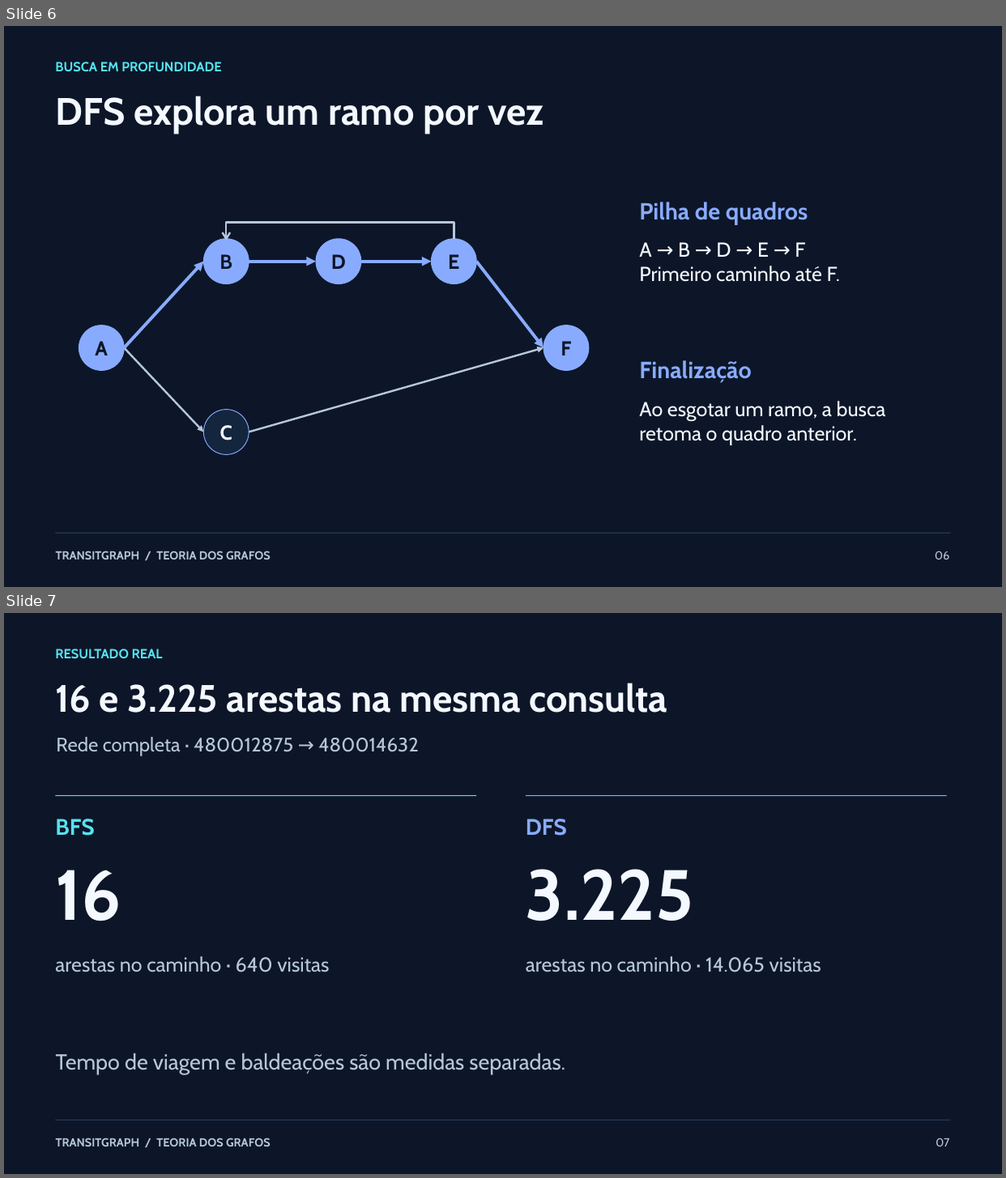
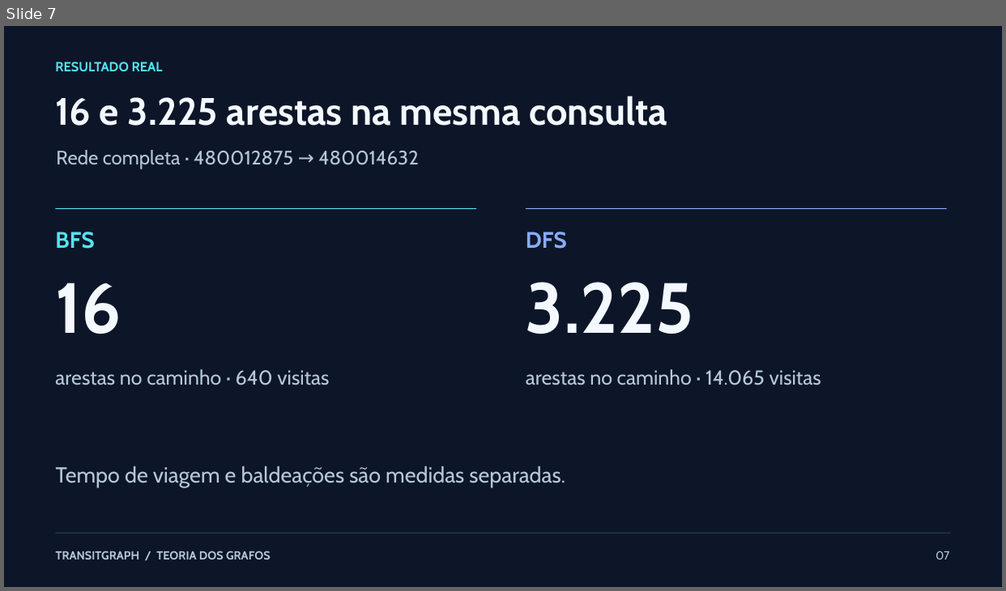
Before and after one commit to MatheusLeonardi/TransitGraph, a slide deck: docs/apresentacao/TransitGraph_Apresentacao_Oficial.pptx. Shown one above the other, each under a label of ours: slides 6 and 7 before the commit, slide 7 after it. The pictures are 1006x1178 and 1006x591 pixels, drawn with LibreOffice and Linux fonts; fonts in the diff are those of the drawing. Boxes give left, top, right and bottom in pixels: in the first picture for what was removed or moved away, otherwise in the second. Text is boxed around its words. In the diff, an @@ line names an element or a change of style, - is before the commit and + after.

Commit message:
docs: finaliza relatorio tecnico com Dijkstra e materiais de apresentacao

```diff
--- a/docs/apresentacao/TransitGraph_Apresentacao_Oficial.pptx
+++ b/docs/apresentacao/TransitGraph_Apresentacao_Oficial.pptx
@@ slide 6 removed at (4, 26, 1002, 587), background #0C1628 @@
@@ text removed at (55, 62, 222, 71) @@
-BUSCA EM PROFUNDIDADE
@@ text removed at (55, 96, 544, 134) @@
-DFS explora um ramo por vez
@@ freeform shape removed at (222, 220, 459, 238) @@
@@ text removed at (639, 202, 808, 225) @@
-Pilha de quadros
@@ ellipse removed at (204, 238, 249, 284) @@
-B
@@ ellipse removed at (316, 238, 361, 284) @@
-D
@@ ellipse removed at (432, 238, 476, 284) @@
-E
@@ text removed at (639, 242, 840, 282) @@
-A → B → D → E → F
-Primeiro caminho até F.
@@ arrow removed from (124, 348) to (204, 262) @@
@@ arrow removed from (249, 262) to (316, 262) @@
@@ arrow removed from (361, 262) to (432, 262) @@
@@ arrow removed from (476, 262) to (543, 348) @@
@@ ellipse removed at (79, 326, 124, 370) @@
-A
@@ ellipse removed at (543, 326, 589, 370) @@
-F
@@ arrow removed from (124, 348) to (204, 433) @@
@@ arrow removed from (249, 433) to (543, 348) @@
@@ text removed at (639, 361, 751, 383) @@
-Finalização
@@ ellipse removed at (204, 409, 249, 454) @@
-C
@@ text removed at (639, 401, 886, 445) @@
-Ao esgotar um ramo, a busca retoma o quadro anterior.
@@ rectangle removed at (56, 533, 951, 534) @@
@@ text removed at (56, 551, 270, 560) @@
-TRANSITGRAPH / TEORIA DOS GRAFOS
@@ text removed at (935, 551, 950, 560) @@
-06
```
Also in this commit, not shown: 2 slides added, 1 other slide removed, 8 other files.
